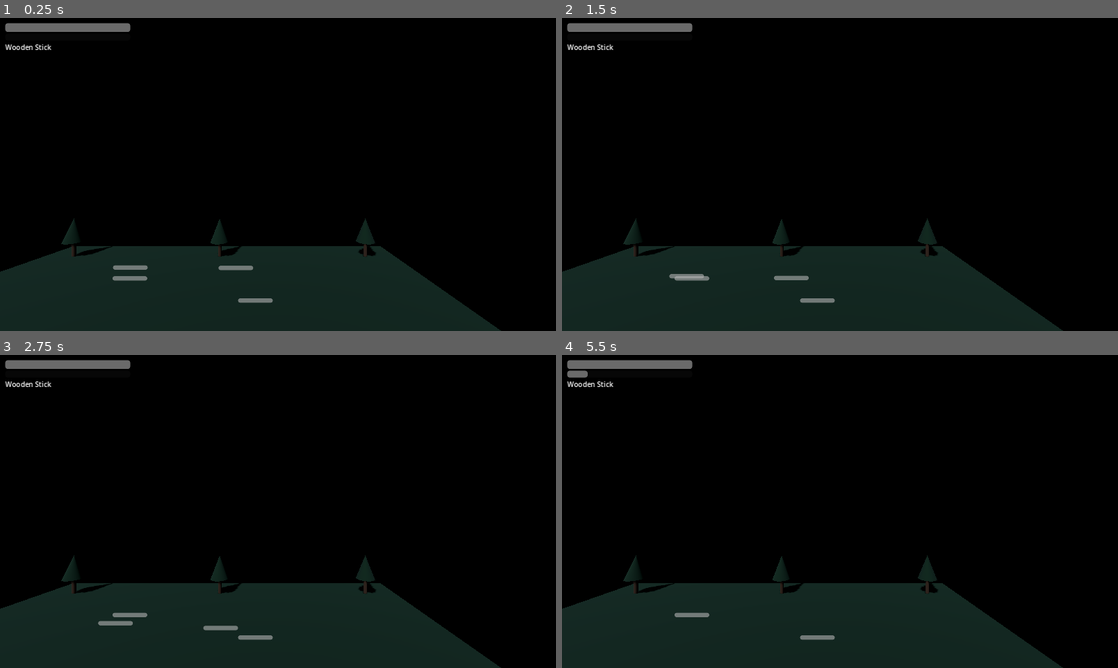
Above: before the commit, frames 1-4 (two rows, left to right).
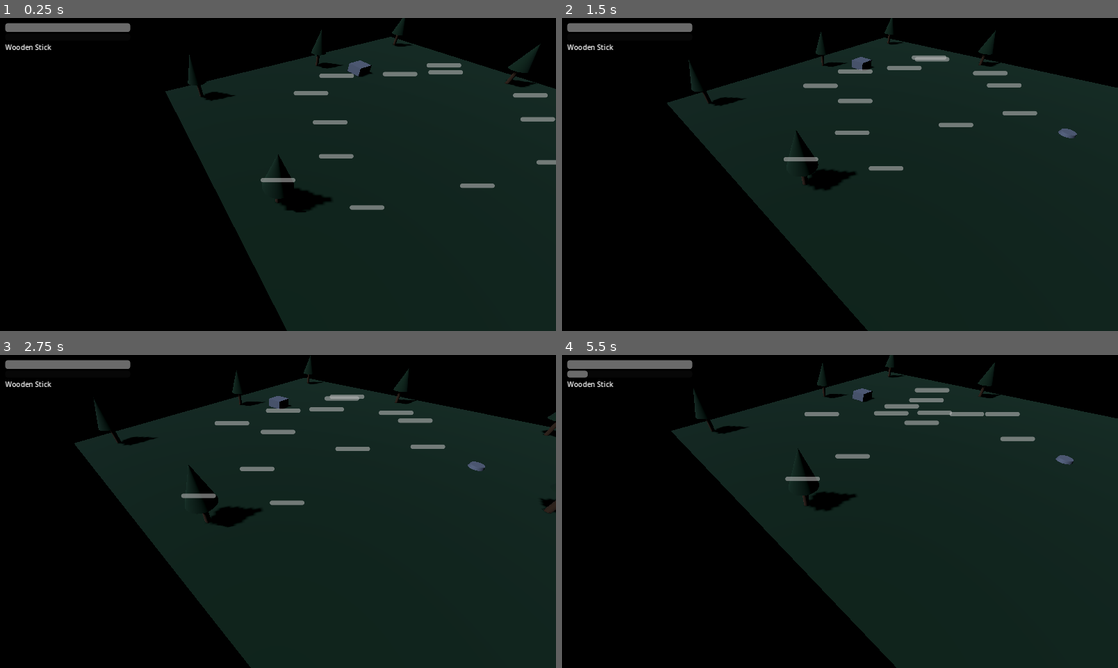
Above: after the commit, the same moments.

Repository: BitfrostKvasir/yokai
Game: Godot game, scene res://scenes/main.tscn
The game is run twice, just before and just after one commit, with the same random seed, the same clock (stepped at 60 frames per second) and the same inputs.
Inputs (mouse positions are in pixels of both pictures, inside the frame that each line leads up to):
- Up to frame 1 (0.25 s): no input
- Up to frame 2 (1.5 s): tap Enter at 0.5 s; move the mouse to (962, 158) at 0.52 s; hold D (move_right) 0.53-1.25 s; hold Space (attack) 0.53-1.25 s; click (962, 158) at 0.67 s; drag from (728, 190) to (812, 237) at 1.27 s
- Up to frame 3 (2.75 s): move the mouse to (333, 442) at 2.02 s; hold D (move_right) from 2.03 s (still down); hold Right mouse button (guard) from 2.03 s (still down)
- Up to frame 4 (5.5 s): release D (move_right) at 2.75 s; release Right mouse button (guard) at 2.75 s; drag from (812, 574) to (673, 464) at 2.77 s; move the mouse to (1006, 558) at 3.52 s; hold A (move_left) 3.53-4.25 s; hold E (special) 3.53-4.25 s; drag from (673, 464) to (756, 433) at 4.27 s; move the mouse to (867, 511) at 5.02 s; hold S (move_back) from 5.03 s (still down); tap Ctrl at 5.1 s; click (867, 511) at 5.17 s

The runs differ from the first frame. In frame 1, 55% of the frame differs, in the area x 0-100%, y 0-100%; in frame 2, 59%; in frame 3, 59%; in frame 4, 60%.

Commit message:
fix: move camera groups to node header line (correct Godot 4 tscn format)
Co-Authored-By: Claude Sonnet 4.6 <noreply@anthropic.com>

Diff:
--- a/scenes/world/world.tscn
+++ b/scenes/world/world.tscn
@@ -51,9 +51,8 @@
 bear_scene = ExtResource("5_bear")
 loot_chest_scene = ExtResource("6_chest")
 
-[node name="Camera3D" type="Camera3D" parent="."]
+[node name="Camera3D" type="Camera3D" parent="." groups=["main_camera"]]
 position = Vector3(10, 14, 10)
-groups = ["main_camera"]
 
 [node name="Moonlight" type="DirectionalLight3D" parent="."]
 rotation_degrees = Vector3(-45, -30, 0)
